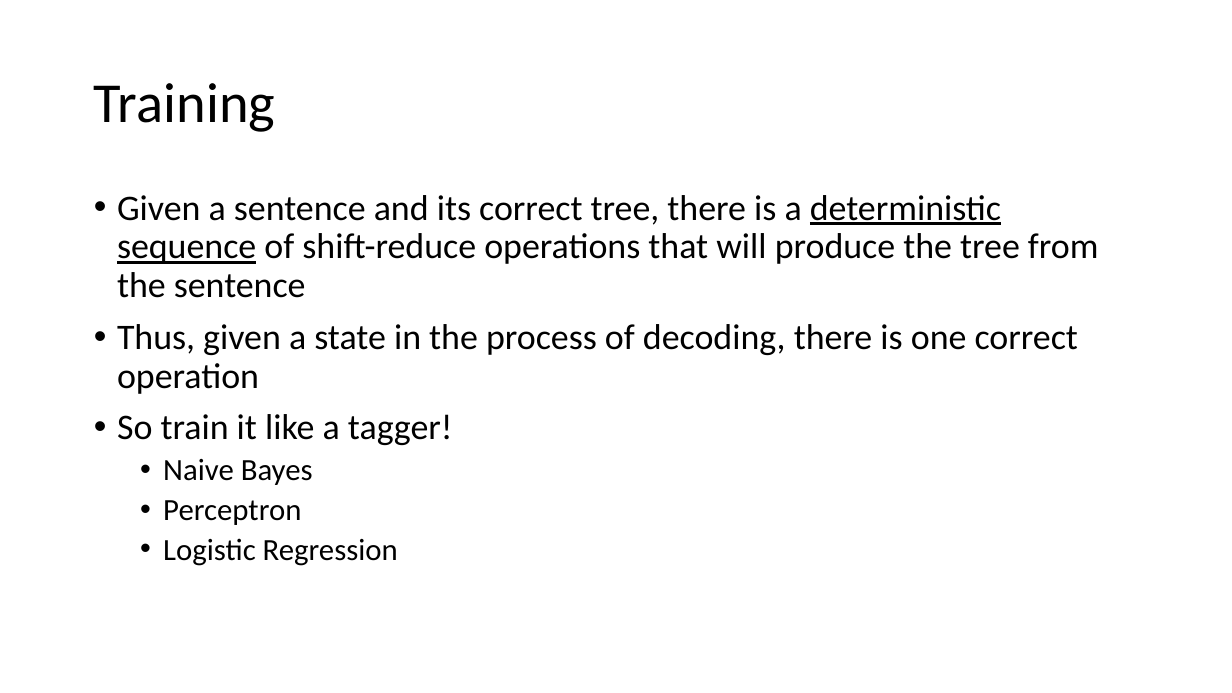
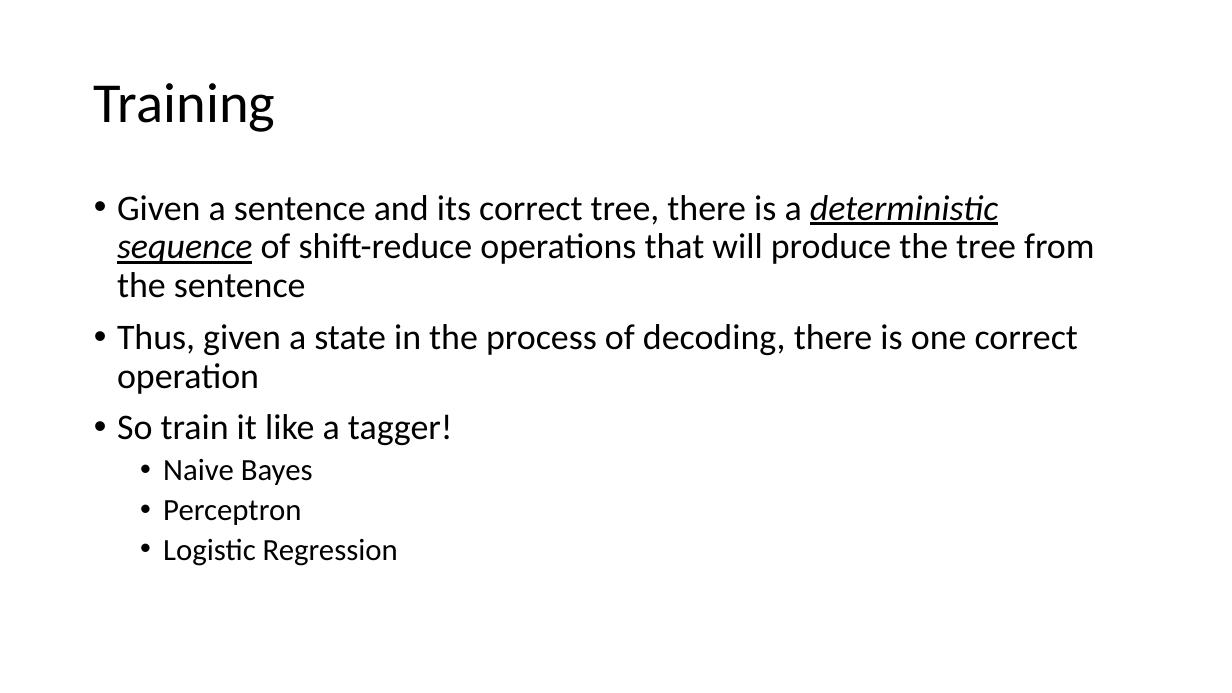
Before and after one commit to isi-nlp/csci_544_fa_18_slides, a slide deck: slide 49 of dep_parsing_0919.pptx. Drawn at 1232x693 pixels with LibreOffice and Linux fonts; fonts in the diff are those of the drawing. Boxes give left, top, right and bottom in pixels: in the first picture for what was removed or moved away, otherwise in the second. Text is boxed around its words. In the diff, an @@ line names an element or a change of style, - is before the commit and + after.

```diff
--- a/dep_parsing_0919.pptx
+++ b/dep_parsing_0919.pptx
@@ text at (117,195,1094,298): italic on in "deterministic sequence" @@
```
Also in this commit, not shown: 25 other slides changed.
